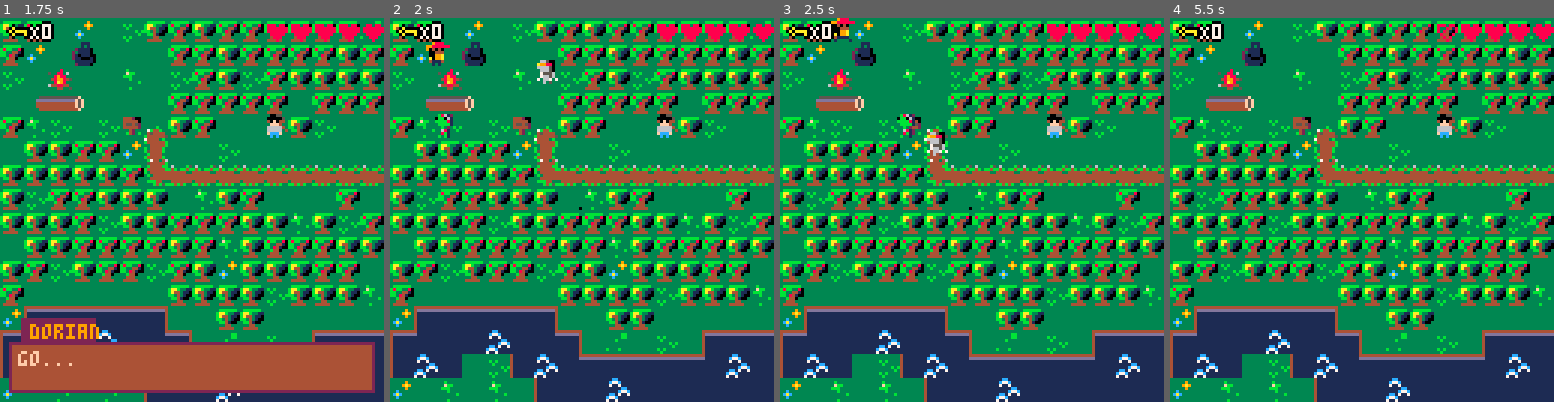
Above: before the commit, frames 1-4 (left to right).
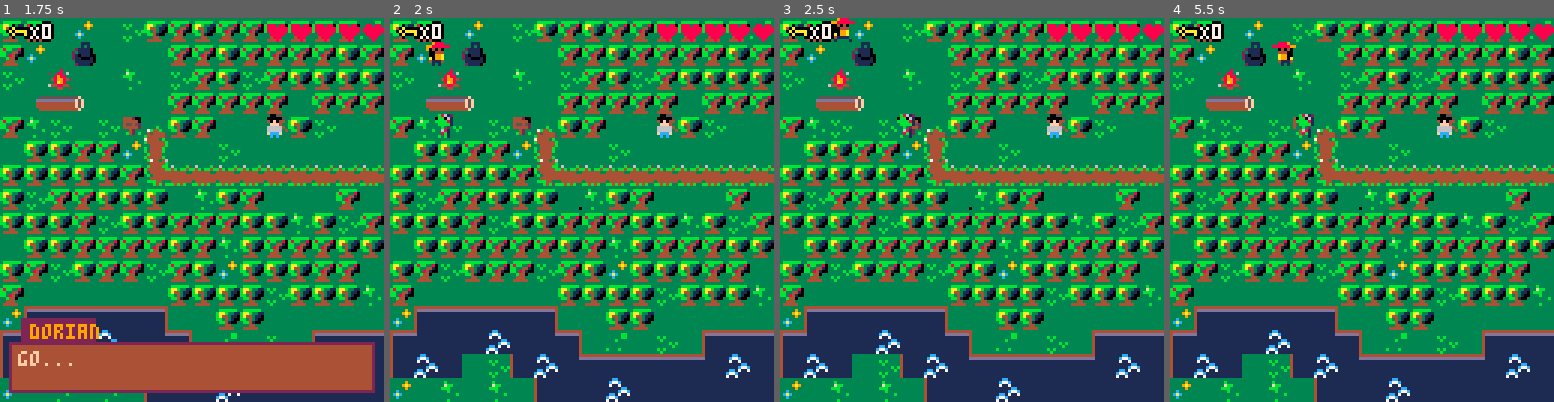
Above: after the commit, the same moments.

Repository: edwardrico/projet-collectif---pico8-les-mousquetaires
Game: PICO-8 cartridge mousquetaires.p8
Same seed, same stepped clock (60 frames per second), same inputs: the game is played once before the commit and once after it.
Inputs:
- Up to frame 1 (1.75 s): tap X (X key) at 0.33, 1.07 s; tap O (Z key) at 0.7, 1.7 s; hold Right from 1.6 s (still down)
- Up to frame 2 (2 s): keep holding Right; tap X (X key) at 1.85 s
- Up to frame 3 (2.5 s): release Right at 2.1 s; tap O (Z key) at 2.1 s; hold Up 2.15-2.42 s; hold Right from 2.47 s (still down)
- Up to frame 4 (5.5 s): tap O (Z key) every 0.4 s from 2.5 to 5.3 s; tap X (X key) at 2.97, 4.08, 5.2 s; release Right at 3.03 s; hold Left 3.08-3.58 s; hold Down 3.63-3.97 s; hold Right 4.02-4.68 s; hold Up 4.73-5.03 s; hold Left from 5.08 s (still down)

Frame 1 is identical in both runs. In frame 2, 0.2% of the frame differs, in the area x 38-44%, y 10-18%; in frame 3, 0.2%; in frame 4, 0.5%, in the area x 26-75%, y 2-50%.

Commit message:
pull musique

Diff:
--- a/mousquetaires.p8
+++ b/mousquetaires.p8
@@ -13,7 +13,7 @@
  totallife = p.life
 
 	spawn_zombie(3,4)
-	spawn_robot(6,5)
+	spawn_robot(7,19)
 	spawn_robot(26,4)
 	spawn_robot(09,19)
 	spawn_robot(11 ,19)
@@ -23,6 +23,7 @@
 	scene="menu"
 	x=63
 	y=63
+	music(21)
 end
 
 function _update()
@@ -65,7 +66,7 @@
 function pick_up_key(x,y)
 	next_tile(x,y)
 	p.keys+=1
-	sfx(1)
+	sfx(63)
 end
 
 --ouvrir porte
@@ -116,9 +117,11 @@
  elseif btn(⬆️) then
      newy -= 1
      newoy = 7
+     p.direction="haut"
  elseif btn(⬇️) then
      newy += 1
      newoy = -7
+     p.direction="bas"
         end
     end
 
@@ -201,13 +204,6 @@
 
 
 -->8
---camera
-
---function update_camera()
-	--camx=mid(0,p.x-7.5,31-15)
-	--camy=mid(0,p.y-7.5,31-15)
-	--camera(camx*8,camy*8)
---end
 
 --camera section
 
@@ -460,6 +456,16 @@
 			if check_flag(0,b.x,b.y) then
 				del(bullets,b)
 			end
+		elseif b.direction=="haut" then
+			b.y-=b.speed
+			if check_flag(0,b.x,b.y) then
+				del(bullets,b)
+			end
+		elseif b.direction=="bas" then
+			b.y+=b.speed
+			if check_flag(0,b.x,b.y) then
+				del(bullets,b)
+			end
 		end
 	end
 end
@@ -509,6 +515,8 @@
 function update_menu()
 		if btnp(🅾️) then
 				scene="game"
+				play_main_music()
+
 		end
 end
 
@@ -533,6 +541,7 @@
 	update_bullets()
 
 	end
+	change_music()
 	update_zombie()
 	update_robot()
 	update_explosions()
@@ -547,6 +556,9 @@
 		draw_map()
 		if(c>=0) then
 			if(sin(c/4)<0) then
+
+		--	print(text,x-1,y,0)
+	--		print(p.y)
   draw_player()
  -- ennemis
  	draw_zombie()
@@ -595,7 +608,7 @@
 function lose()
 	if p.life<=0 then
 	scene="over"
-	sfx(5)
+	music(18)
 	end
 end
 
@@ -648,6 +661,27 @@
 end
 
 
+-->8
+
+--music
+function play_main_music()
+	music(9)
+end
+
+function change_music()
+		if p.x==35 and p.y==25 then
+			music(0)
+		end
+		if p.x==64 and y==13 then
+			music(24)
+		end
+		if p.x==96 and y==02 then
+			music(29)
+		end
+		if p.x==111 and y==23 then
+		music(9)
+		end
+end
 __gfx__
 0000000033333333ff9888ff3333333333333333444444444444444411111114111111114444444441111111333333344ddddddd111111144111111115444451
 0000000033333333998888883bbbbbb333333933ddddddddddddddd41111111d111111114ddddddd41111111333333344111111111111114d111111116ffff61
Not shown, changed: the music (__music__) section of mousquetaires.p8
Not shown, changed: the sound effects (__sfx__) section of mousquetaires.p8
